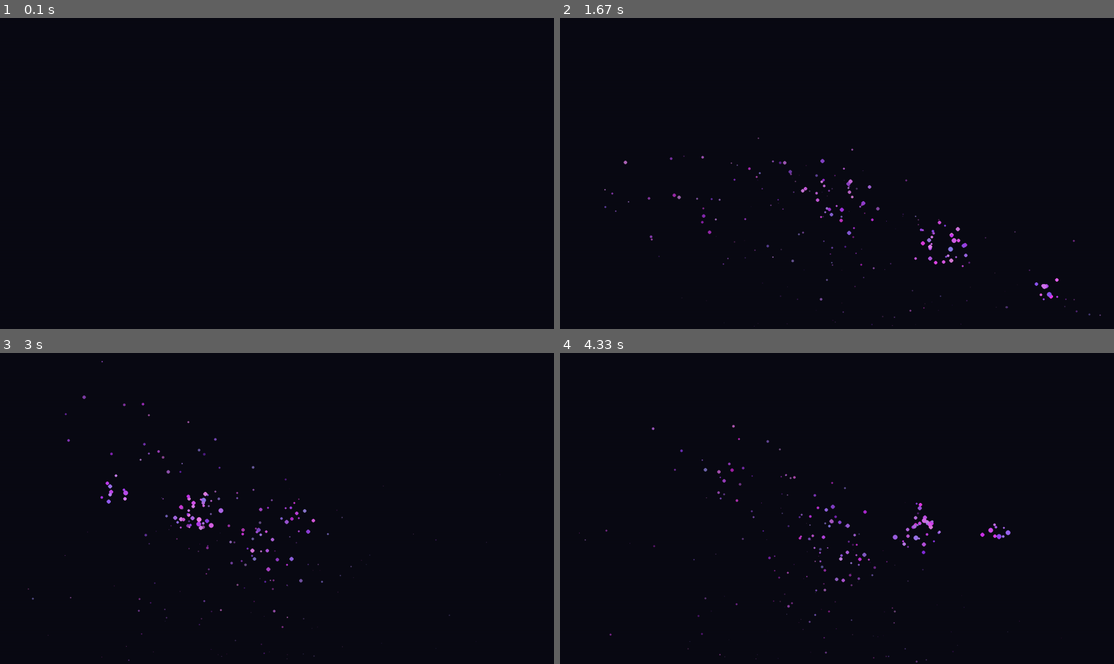
Above: before the commit, frames 1-4 (two rows, left to right).
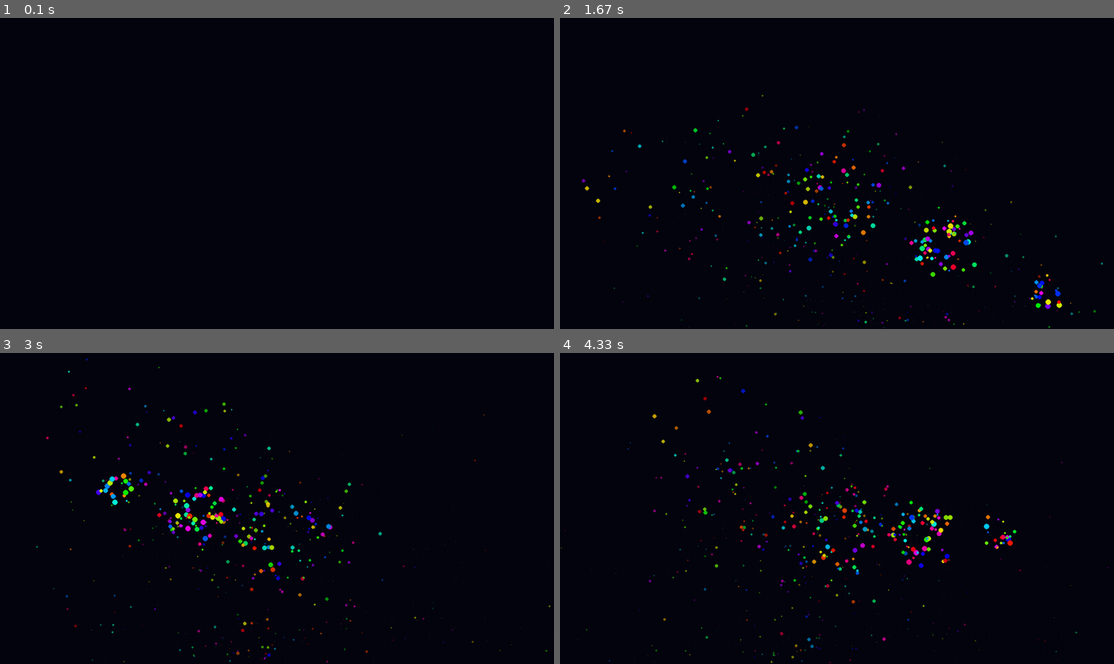
Above: after the commit, the same moments.

Repository: 20260197/my-first-game
Game: pygame game, started from pygame_test.py
The game is run twice, just before and just after one commit, with the same random seed, the same clock (stepped at 60 frames per second) and the same inputs.
Inputs (mouse positions are in pixels of both pictures, inside the frame that each line leads up to):
- Up to frame 1 (0.1 s): no input
- Up to frame 2 (1.67 s): press the mouse at (842, 195) at 0.37 s; move the mouse to (770, 185) at 0.47 s; release the mouse at (704, 176) at 0.6 s; press the mouse at (842, 195) at 0.7 s; move the mouse to (942, 238) at 0.8 s; release the mouse at (1041, 282) at 0.93 s; press the mouse at (842, 195) at 1.03 s; move the mouse to (737, 179) at 1.13 s; release the mouse at (637, 164) at 1.27 s; press the mouse at (842, 195) at 1.37 s; move the mouse to (942, 241) at 1.47 s; release the mouse at (1047, 291) at 1.6 s
- Up to frame 3 (3 s): press the mouse at (282, 530) at 1.7 s; move the mouse to (349, 505) at 1.8 s; release the mouse at (421, 480) at 1.93 s; press the mouse at (282, 530) at 2.03 s; move the mouse to (188, 533) at 2.13 s; release the mouse at (94, 539) at 2.27 s; press the mouse at (282, 530) at 2.37 s; move the mouse to (193, 464) at 2.47 s; release the mouse at (110, 402) at 2.6 s; press the mouse at (282, 530) at 2.7 s; move the mouse to (199, 508) at 2.8 s; release the mouse at (116, 489) at 2.93 s
- Up to frame 4 (4.33 s): press the mouse at (842, 530) at 3.03 s; move the mouse to (914, 536) at 3.13 s; release the mouse at (986, 542) at 3.27 s; press the mouse at (842, 530) at 3.37 s; move the mouse to (753, 527) at 3.47 s; release the mouse at (665, 527) at 3.6 s; press the mouse at (842, 530) at 3.7 s; move the mouse to (770, 477) at 3.8 s; release the mouse at (704, 427) at 3.93 s; press the mouse at (842, 530) at 4.03 s; move the mouse to (920, 530) at 4.13 s; release the mouse at (997, 533) at 4.27 s

The runs differ from the first frame. In frame 2, 2.3% of the frame differs, in the area x 3-98%, y 24-100%; in frame 3, 2.3%, in the area x 5-100%, y 1-100%; in frame 4, 2.3%.

Commit message:
색상을 더 화려하게 변경

Diff:
--- a/pygame_test.py
+++ b/pygame_test.py
@@ -5,46 +5,66 @@
 # --- 설정 상수 ---
 WIDTH, HEIGHT = 1600, 900
 FPS = 60
-GRAVITY = 0.15      # 중력을 조금 더 키워 묵직하게 변경
-BOUNCE = -0.6       # 바닥에 닿았을 때 튕기는 힘 (에너지 손실 포함)
-FRICTION = 0.99     # 공기 저항 (매 프레임 속도 유지 비율)
+GRAVITY = 0.12
+BOUNCE = -0.65
+FRICTION = 0.992
 
 class Particle:
     def __init__(self, x, y):
         self.pos = pygame.Vector2(x, y)
 
-        # 360도 방향으로 랜덤하게 발사
+        # 1. 속도와 방향 (더 폭발적인 느낌을 위해 속도 범위 상향)
         angle = random.uniform(0, math.pi * 2)
-        speed = random.uniform(2, 8)
+        speed = random.uniform(3, 10)
         self.vel = pygame.Vector2(math.cos(angle), math.sin(angle)) * speed
 
-        self.max_life = random.randint(60, 100)
+        # 2. 수명 및 크기
+        self.max_life = random.randint(60, 120)
         self.life = self.max_life
-        self.size = random.randint(4, 8)
-        self.base_color = [random.randint(150, 255), random.randint(50, 150), 255]
+        self.size = random.randint(4, 9)
+
+        # 3. 색상 설정 (HSV 활용)
+        # 시작 색상을 무지개색(0~360도) 중 하나로 선택
+        self.hue = random.uniform(0, 360)
+        self.color = pygame.Color(0, 0, 0)
+        # 색상이 변하는 속도
+        self.hue_shift = random.uniform(1, 3)
 
     def update(self):
-        # 1. 물리 연산
-        self.vel.y += GRAVITY   # 중력 적용
-        self.vel *= FRICTION    # 공기 저항 적용
-        self.pos += self.vel    # 이동
+        # 물리 연산
+        self.vel.y += GRAVITY
+        self.vel *= FRICTION
+        self.pos += self.vel
 
-        # 2. 바닥 튕기기 처리
+        # 바닥 튕기기
         if self.pos.y + self.size > HEIGHT:
             self.pos.y = HEIGHT - self.size
-            self.vel.y *= BOUNCE # 속도를 반대로 뒤집고 위로 튕김
-            self.vel.x *= 0.8    # 바닥 마찰로 인해 수평 속도 감소
+            self.vel.y *= BOUNCE
+            self.vel.x *= 0.9
 
-        # 3. 수명 감소
+        # 색상 변화 (시간이 흐를수록 무지개색으로 변함)
+        self.hue = (self.hue + self.hue_shift) % 360
         self.life -= 1
 
     def draw(self, surf):
-        # 수명에 비례해서 투명도 계산 (색상을 어둡게 만들어 투명해지는 효과 연출)
-        alpha_ratio = self.life / self.max_life
-        current_color = [max(0, int(c * alpha_ratio)) for c in self.base_color]
+        if self.life > 0:
+            # 수명에 따른 투명도 및 명도 조절
+            alpha_ratio = self.life / self.max_life
 
-        if self.life > 0:
-            pygame.draw.circle(surf, current_color, (int(self.pos.x), int(self.pos.y)), int(self.size * alpha_ratio))
+            # HSV를 RGB로 변환 (채도 100%, 명도 100%로 고정하여 아주 화사함)
+            # 수명이 다할수록 명도(Value)를 낮춤
+            self.color.hsva = (self.hue, 100, 100 * alpha_ratio, 100)
+
+            # 크기도 서서히 줄어듦
+            current_size = max(1, int(self.size * alpha_ratio))
+
+            # 파티클 그리기
+            pygame.draw.circle(surf, self.color, (int(self.pos.x), int(self.pos.y)), current_size)
+
+            # 선택 사항: 더 화려하게 만들고 싶다면 주변에 작은 '빛무리' 효과를 추가 (살짝 더 연하게)
+            # glow_color = pygame.Color(0,0,0)
+            # glow_color.hsva = (self.hue, 80, 100 * alpha_ratio, 50)
+            # pygame.draw.circle(surf, glow_color, (int(self.pos.x), int(self.pos.y)), current_size + 2, 1)
 
     @property
     def is_alive(self):
@@ -52,27 +72,27 @@
 
 def main():
     pygame.init()
+    # 전체화면 혹은 큰 화면 권장
     screen = pygame.display.set_mode((WIDTH, HEIGHT))
-    pygame.display.set_caption("Ultimate Particle System")
+    pygame.display.set_caption("Colorful Rainbow Fireworks")
     clock = pygame.time.Clock()
 
     particles = []
-    time_val = 0
+    running = True
 
-    while True:
+    while running:
         for event in pygame.event.get():
             if event.type == pygame.QUIT:
-                pygame.quit()
-                return
+                running = False
 
-        # 마우스 클릭/드래그 시 파티클 생성
+        # 마우스 클릭/드래그 시 파티클 생성 (더 많이 생성하여 화려함 강조)
         if pygame.mouse.get_pressed()[0]:
             mx, my = pygame.mouse.get_pos()
-            for _ in range(5):
+            for _ in range(10):
                 particles.append(Particle(mx, my))
 
-        # 배경 그리기 (잔상 효과를 위해 살짝 덮기 혹은 함수 호출)
-        screen.fill((10, 10, 20))
+        # 배경색: 완전 검은색보다 약간 깊은 남색이 색을 더 돋보이게 합니다.
+        screen.fill((5, 5, 15))
 
         # 파티클 업데이트 및 그리기
         for p in particles:
@@ -85,5 +105,7 @@
         pygame.display.flip()
         clock.tick(FPS)
 
+    pygame.quit()
+
 if __name__ == "__main__":
     main()
